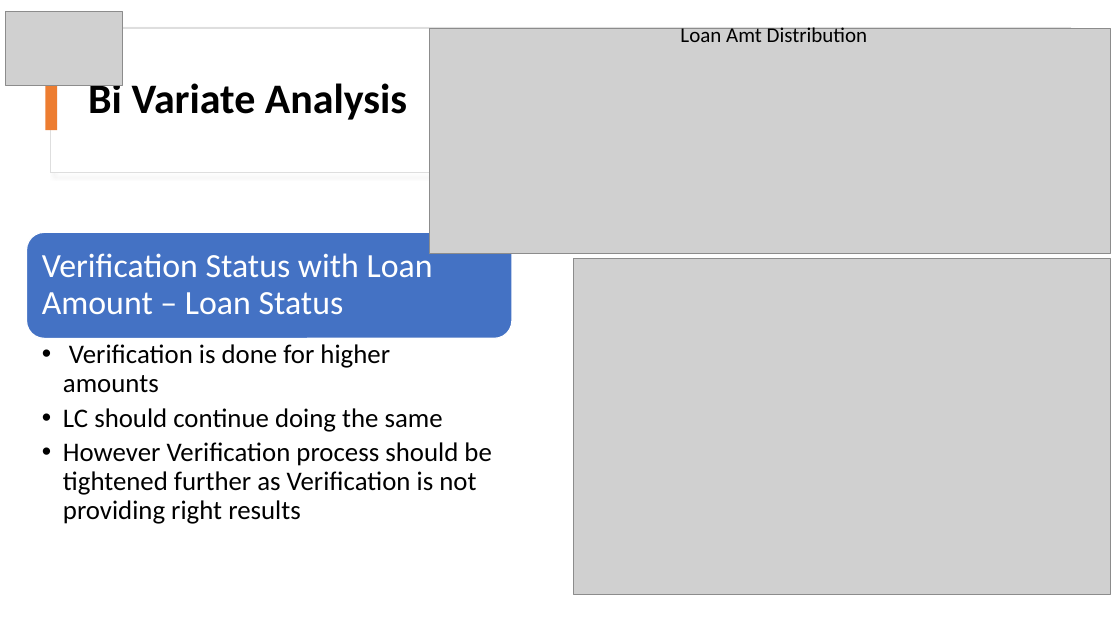
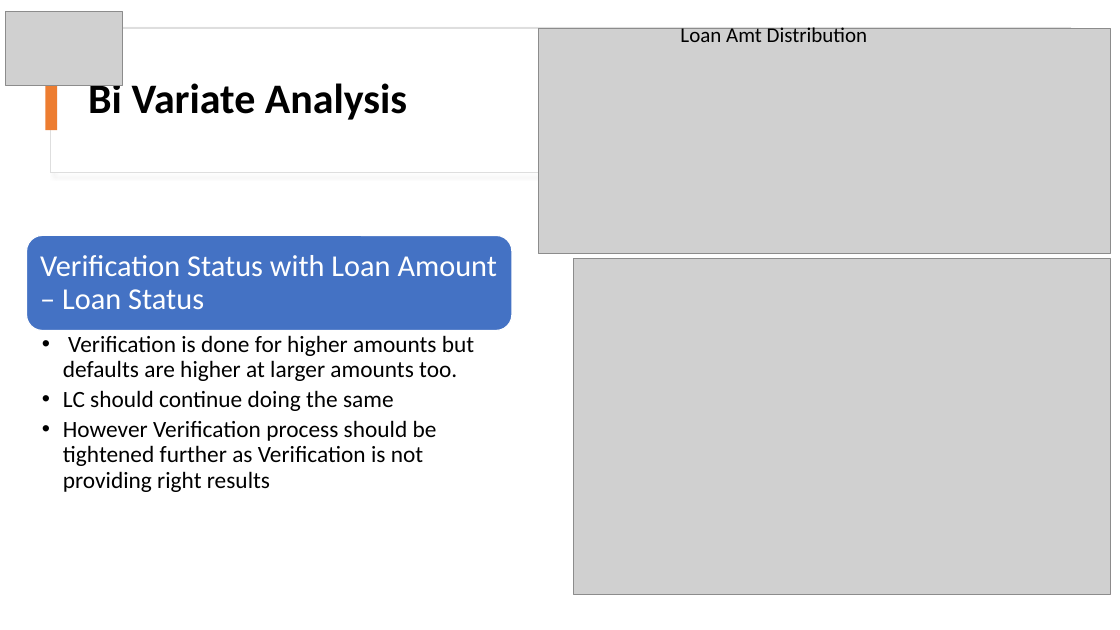
Before and after one commit to rramchan12/Lending-Club-EDA-CaseStudy, a slide deck: slide 15 of LendingClubCaseStudy.pptx (slide 22 before the commit). Drawn at 1120x630 pixels with LibreOffice and Linux fonts; fonts in the diff are those of the drawing; grey boxes stand for pictures; background and template pictures are left out. Boxes give left, top, right and bottom in pixels: in the first picture for what was removed or moved away, otherwise in the second. Text is boxed around its words. In the diff, an @@ line names an element or a change of style, - is before the commit and + after.

```diff
--- a/LendingClubCaseStudy.pptx
+++ b/LendingClubCaseStudy.pptx
@@ picture: place and size @@
-picture at box(429, 28, 1110, 254)
+picture at box(539, 28, 1111, 254)
@@ rounded rectangle: place and size @@
-rounded rectangle at box(27, 233, 513, 339)
+rounded rectangle at box(27, 235, 513, 330)
@@ text "Verification Status with Loan Amount ..." at box(40, 255, 498, 309): size 29 to 26 pt; less space between paragraphs @@
@@ text "Verification is done for higher ...": place and size @@
-text "Verification is done for higher ..." at box(63, 344, 491, 524)
+text "Verification is done for higher ..." at box(63, 335, 474, 492)
@@ text at box(63, 335, 474, 381): text changed; size 23 to 20 pt @@
-  • Verification is done for higher amounts
+  • Verification is done for higher amounts but defaults are higher at larger amounts too.
@@ text at box(63, 390, 437, 492): size 23 to 20 pt in "LC should continue doing the same", "However Verification process should be tightened further ..." @@
```
Also in this commit, not shown: 11 other slides changed, 1 slide added, 7 slides removed, 3 other files.
